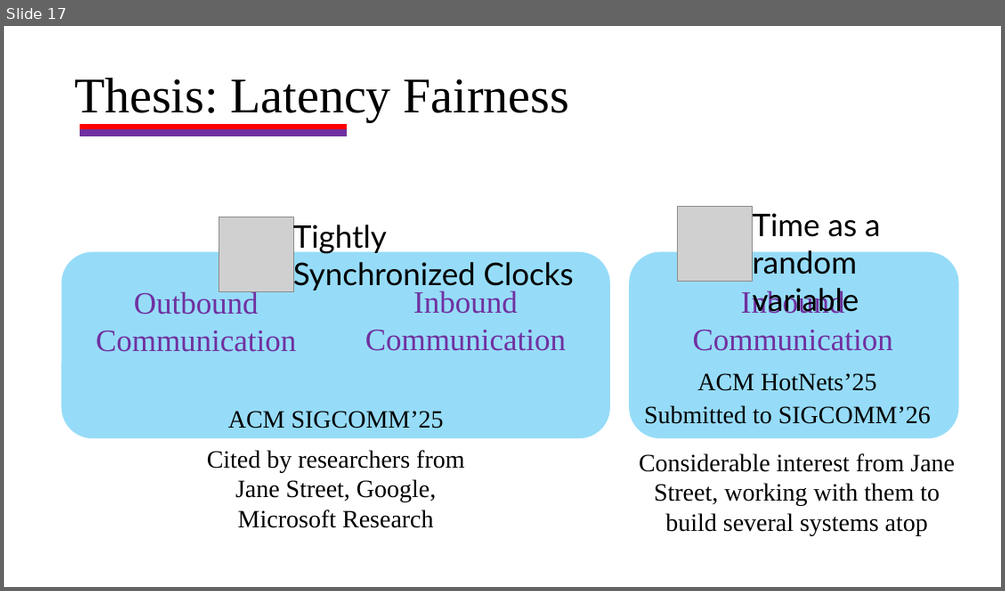
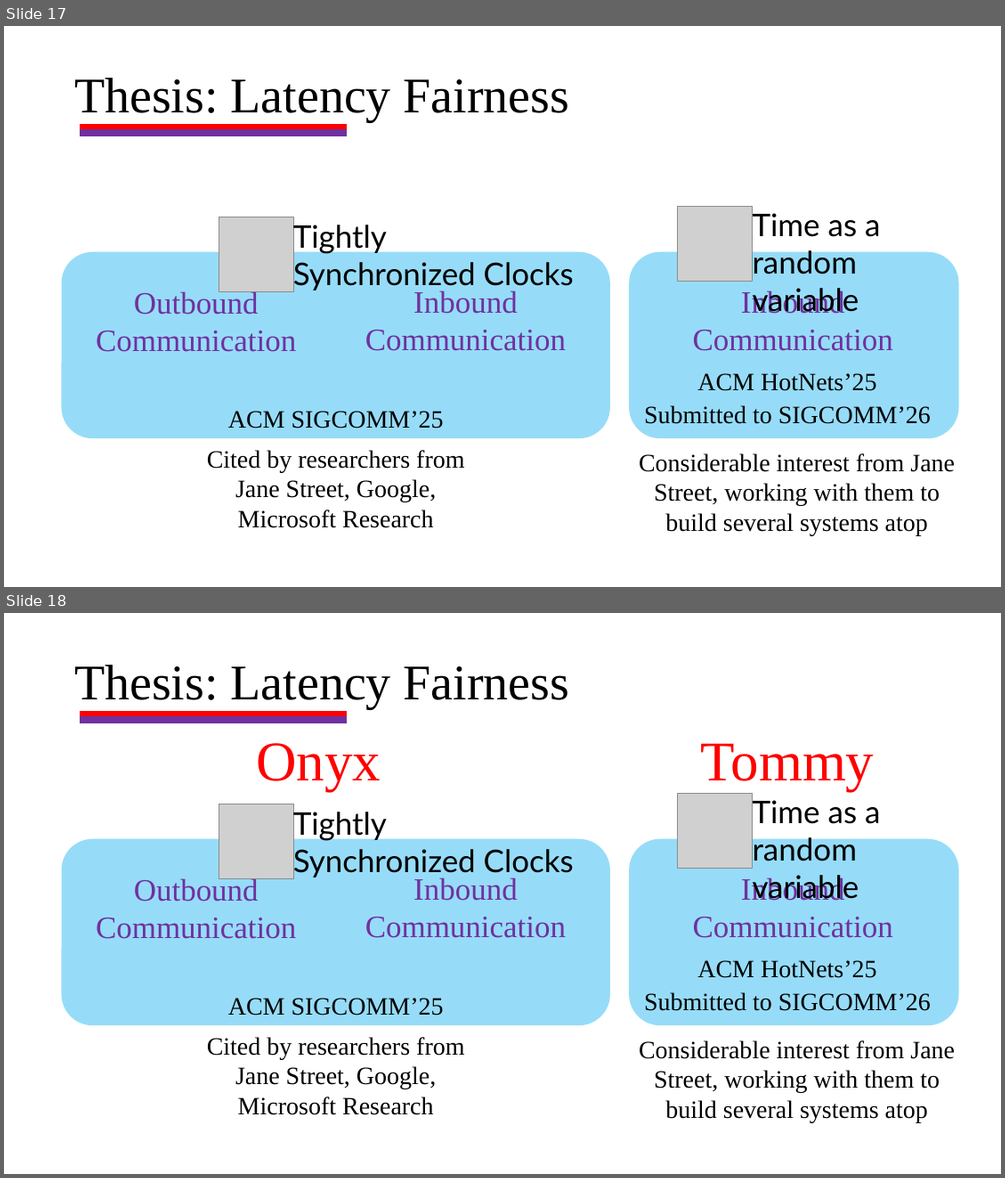
Before and after one commit to HaseebLUMS/Onyx-Presentation, a slide deck: thesis-latency-fairness.pptx. Shown one above the other, each under a label of ours: slide 17 before the commit, slides 17 and 18 after it. The pictures are 1005x591 and 1005x1178 pixels, drawn with LibreOffice and Linux fonts; fonts in the diff are those of the drawing; grey boxes stand for pictures. Boxes give left, top, right and bottom in pixels: in the first picture for what was removed or moved away, otherwise in the second. Text is boxed around its words. In the diff, an @@ line names an element or a change of style, - is before the commit and + after.

Commit message:
update presentation

```diff
--- a/thesis-latency-fairness.pptx
+++ b/thesis-latency-fairness.pptx
@@ slide 18 added at <box>4,613,1001,1174</box>, background #FFFFFF @@
@@ text added at <box>74,665,569,708</box>, 48 pt, text #000000 @@
+Thesis: Latency Fairness
@@ rectangle added at <box>81,711,346,717</box>, fill #FF0000, outline #FF0000 1.5 pt @@
@@ rectangle added at <box>81,716,346,722</box>, fill #7030A0, outline #7030A0 1.5 pt @@
@@ text added at <box>256,743,380,791</box>, 54 pt, text #FF0000 @@
+Onyx
@@ text added at <box>700,743,874,791</box>, 54 pt, text #FF0000 @@
+Tommy
@@ picture added at <box>677,793,752,868</box> @@
@@ picture added at <box>218,804,293,879</box> @@
@@ text added at <box>293,808,574,878</box>, 30 pt, text #000000 @@
+Tightly Synchronized Clocks
@@ text added at <box>752,800,880,900</box>, 30 pt, text #000000 @@
+Time as a random variable
@@ rounded rectangle added at <box>62,839,610,1025</box>, fill #96DCF8 @@
@@ rounded rectangle added at <box>629,839,959,1025</box>, fill #96DCF8 @@
@@ text added at <box>96,876,296,939</box>, 30 pt, text #7030A0 @@
+Outbound
+Communication
@@ text added at <box>365,877,566,938</box>, 30 pt, text #7030A0 @@
+Inbound
+Communication
@@ text added at <box>693,876,893,938</box>, 30 pt, text #7030A0 @@
+Inbound
+Communication
@@ text added at <box>697,960,877,978</box>, 24 pt, text #000000 @@
+ACM HotNets’25
@@ text added at <box>228,997,444,1015</box>, 24 pt, text #000000 @@
+ACM SIGCOMM’25
@@ text added at <box>644,992,930,1011</box>, 24 pt, text #000000 @@
+Submitted to SIGCOMM’26
@@ text added at <box>207,1037,464,1115</box>, 24 pt, text #000000 @@
+Cited by researchers from Jane Street, Google, Microsoft Research
@@ text added at <box>639,1040,955,1122</box>, 24 pt, text #000000 @@
+Considerable interest from Jane Street, working with them to build several systems atop
```
